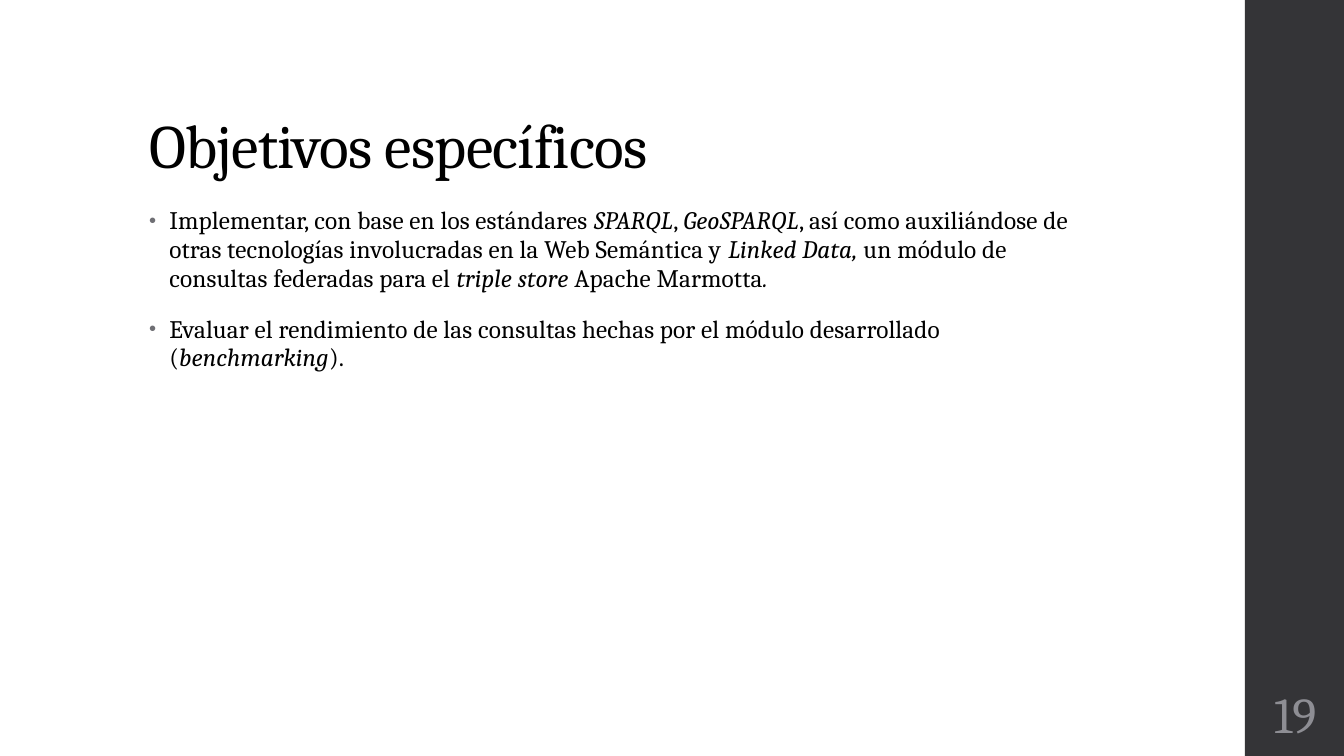
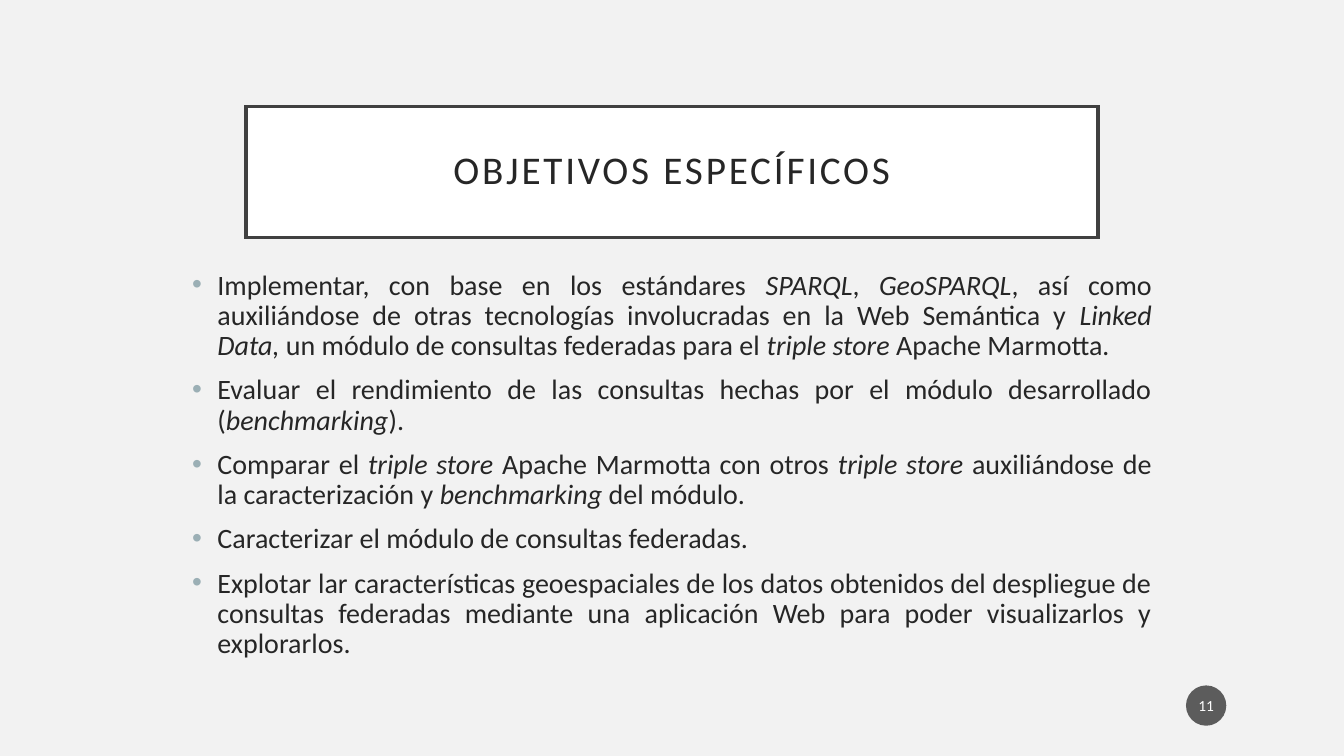
Before and after one commit to Osw1997/Proyecto-Terminal-1, a slide deck: slide 11 of Final/Presentacion.pptx (slide 19 before the commit). Drawn at 1344x756 pixels with LibreOffice and Linux fonts; fonts in the diff are those of the drawing. Boxes give left, top, right and bottom in pixels: in the first picture for what was removed or moved away, otherwise in the second. Text is boxed around its words. In the diff, an @@ line names an element or a change of style, - is before the commit and + after.

```diff
--- a/Final/Presentacion.pptx
+++ b/Final/Presentacion.pptx
@@ background #FFFFFF to #F2F2F2 @@
@@ rectangle removed at (1245,0,1344,756) @@
@@ title "OBJETIVOS ESPECÍFICOS": place and size @@
-title "OBJETIVOS ESPECÍFICOS" at (149,124,648,181)
+title "OBJETIVOS ESPECÍFICOS" at (246,106,1098,237)
@@ title "OBJETIVOS ESPECÍFICOS" at (246,106,1098,237): vertical alignment bottom to middle; fill none to #FFFFFF; outline none to #404040 2.5 pt @@
@@ title at (453,151,889,185): text changed; size 44 to 28 pt; font Cambria to Calibri; text colour #000000 to #262626 @@
-Objetivos específicos
+OBJETIVOS ESPECÍFICOS
@@ text "Implementar, con base en los ...": place and size @@
-text "Implementar, con base en los ..." at (169,211,1067,372)
+text "Implementar, con base en los ..." at (217,275,1152,658)
@@ text at (217,275,1152,435): size 18 to 20 pt, font Cambria to Calibri, text colour #000000 to #262626, letter spacing 0.1 to 0 pt in "Implementar, con base en los estándares SPARQL, ...", "Evaluar el rendimiento de las consultas hechas ..."; alignment left to justified; indent changed; line spacing 0.95 to 0.9; less space between paragraphs; bullet colour #6F6F74 to #9BAFB5 @@
@@ text at (217,454,1152,658): paragraphs added @@
+• Comparar el triple store Apache Marmotta con otros triple store auxiliándose de la caracterización y benchmarking del módulo.
+• Caracterizar el módulo de consultas federadas.
+• Explotar lar características geoespaciales de los datos obtenidos del despliegue de consultas federadas mediante una aplicación Web para poder visualizarlos y explorarlos.
@@ page number added at (1187,686,1227,726), fill #1D1D1D at 70% opacity, 11 pt, text #FFFFFF @@
+11
@@ page number removed at (1274,699,1316,733) @@
-19
```
Also in this commit, not shown: 22 other slides changed, 3 slides added, 4 slides removed.
